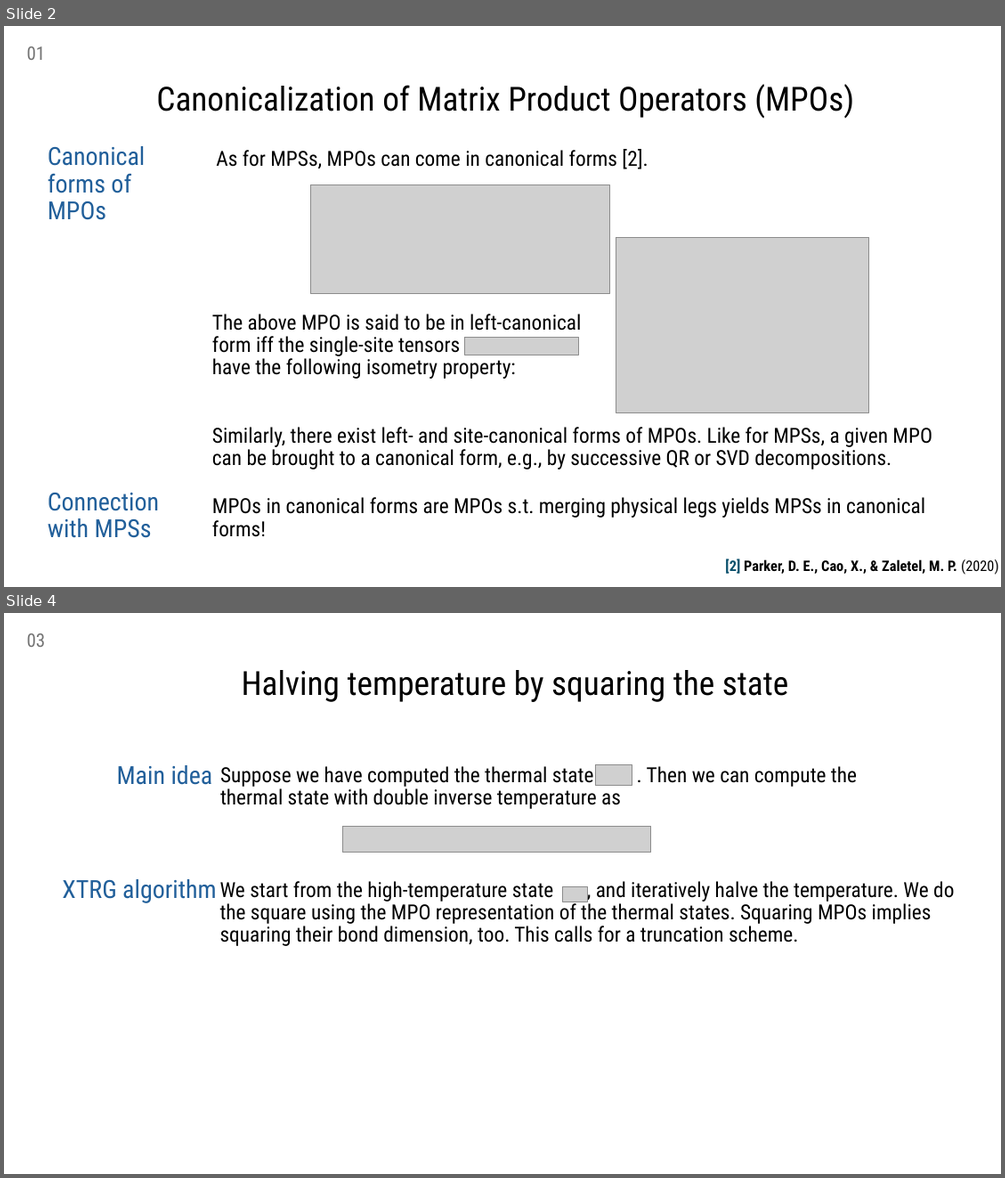
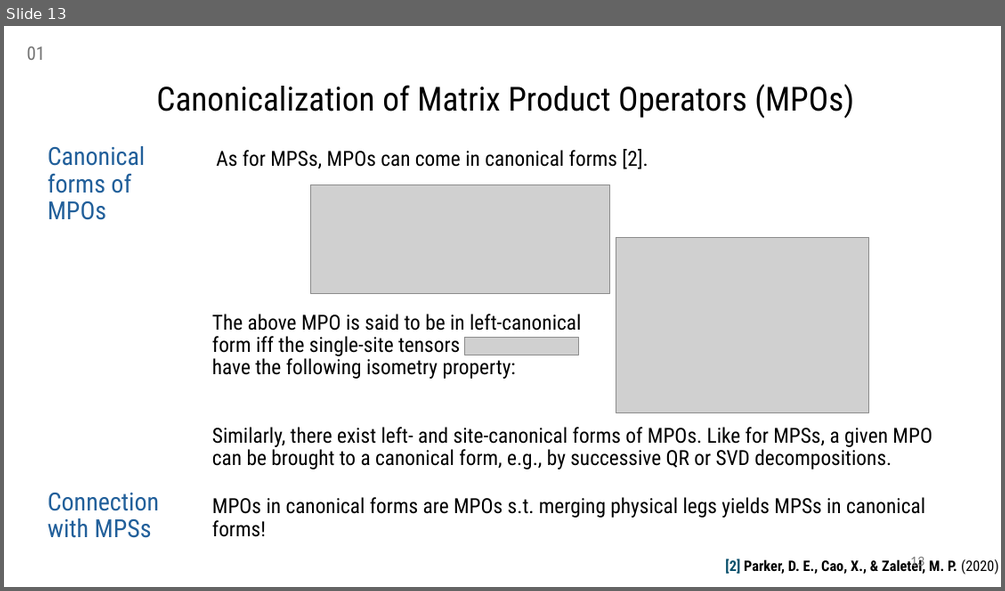
Before and after one commit to MrHighsenberg/XTRG-Algorithm, a slide deck: presentation/Term_Project_XTRG_Presentation.pptx. Shown one above the other, each under a label of ours: slides 2 and 4 before the commit, slide 13 after it; the slides between them are not shown. The pictures are 1005x1178 and 1005x591 pixels, drawn with LibreOffice and Linux fonts; fonts in the diff are those of the drawing; grey boxes stand for pictures. Boxes give left, top, right and bottom in pixels: in the first picture for what was removed or moved away, otherwise in the second. Text is boxed around its words. In the diff, an @@ line names an element or a change of style, - is before the commit and + after.

```diff
--- a/presentation/Term_Project_XTRG_Presentation.pptx
+++ b/presentation/Term_Project_XTRG_Presentation.pptx
@@ slide 4 removed at bbox=[4, 613, 1001, 1174], background #FFFFFF @@
@@ text removed at bbox=[27, 633, 46, 647] @@
-03
@@ text removed at bbox=[242, 670, 788, 702] @@
-Halving temperature by squaring the state
@@ text removed at bbox=[117, 765, 213, 785] @@
-Main idea
@@ text removed at bbox=[220, 766, 621, 809] @@
-Suppose we have computed the thermal state . Then we can compute the thermal state with double inverse temperature as
@@ picture removed at bbox=[595, 765, 631, 786] @@
@@ picture removed at bbox=[343, 826, 652, 852] @@
@@ text removed at bbox=[62, 879, 216, 903] @@
-XTRG algorithm
@@ text removed at bbox=[220, 881, 954, 946] @@
-We start from the high-temperature state , and iteratively halve the temperature. We do the square using the MPO representation of the thermal states. Squaring MPOs implies squaring their bond dimension, too. This calls for a truncation scheme.
@@ picture removed at bbox=[562, 887, 587, 901] @@
@@ what was slide 2 is now slide 13 @@
@@ slide 13 changed as well @@
@@ page number added at bbox=[910, 556, 924, 568], 12 pt, text #797979 @@
+13
```
Also in this commit, not shown: 3 other slides changed, 12 slides added, 10 other files.
